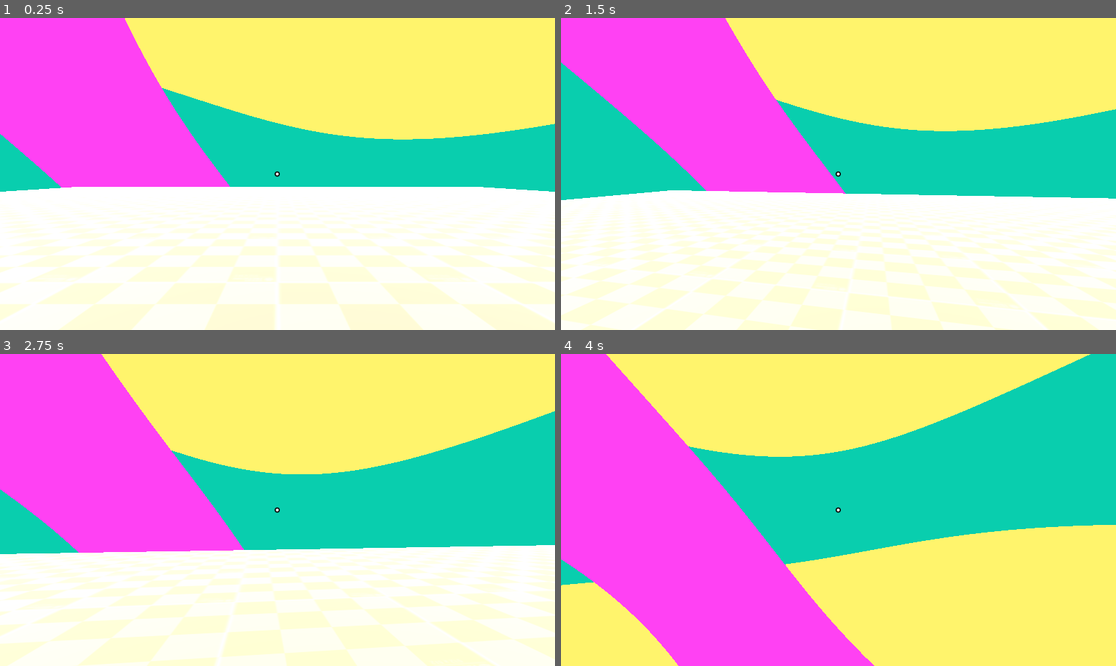
Above: before the commit, frames 1-4 (two rows, left to right).
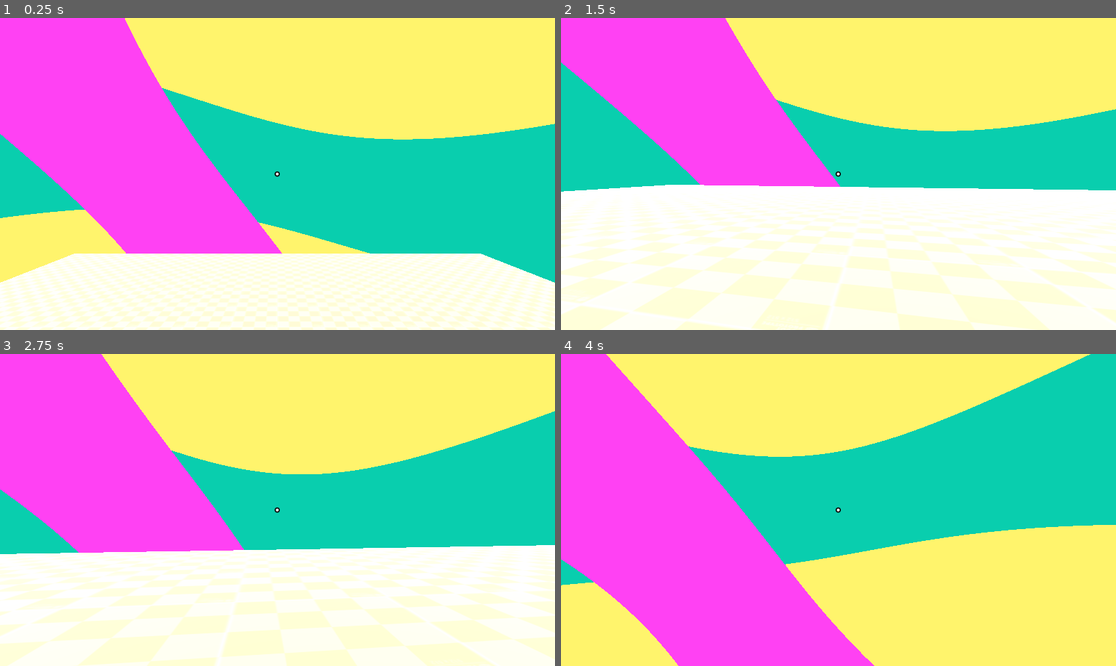
Above: after the commit, the same moments.

Repository: isha-pseudo/floppsters
Game: Godot game, scene res://resources/TestResources/test_scene.tscn
The game is run twice, just before and just after one commit, with the same random seed, the same clock (stepped at 60 frames per second) and the same inputs.
Inputs (mouse positions are in pixels of both pictures, inside the frame that each line leads up to):
- Up to frame 1 (0.25 s): no input
- Up to frame 2 (1.5 s): move the mouse to (866, 174) at 0.52 s; hold E (interact) 0.53-1.28 s; hold W (move_forward) from 0.53 s (still down); tap Space (jump) at 0.77 s; move the mouse to (810, 174) at 1.27 s; tap E (interact) at 1.35 s
- Up to frame 3 (2.75 s): keep holding W (move_forward); tap Space (jump) at 1.52 s; move the mouse to (288, 503) at 2.02 s; hold E (interact) from 2.03 s (still down)
- Up to frame 4 (4 s): keep holding W (move_forward); move the mouse to (832, 516) at 2.77 s; release E (interact) at 2.78 s; tap E (interact) at 2.85 s; tap Space (jump) at 3.02, 3.77 s; move the mouse to (877, 513) at 3.52 s; hold E (interact) from 3.53 s (still down)

The runs differ from the first frame. In frame 1, 30% of the frame differs, in the area x 0-100%, y 54-100%; in frame 2, 15%; in frame 3, less than 0.1%; in frame 4, nothing differs.

Commit message:
changes made

Diff:
--- /dev/null
+++ b/characters/Controller/character_state_handler.gd
@@ -0,0 +1,11 @@
+extends Node
+
+
+# Called when the node enters the scene tree for the first time.
+func _ready() -> void:
+	pass # Replace with function body.
+
+
+# Called every frame. 'delta' is the elapsed time since the previous frame.
+func _process(delta: float) -> void:
+	pass
--- a/resources/TestResources/test_scene.tscn
+++ b/resources/TestResources/test_scene.tscn
@@ -35,18 +35,9 @@
 surface_material_override/0 = SubResource("StandardMaterial3D_6kxni")
 
 [node name="Player" parent="." unique_id=1017716257 instance=ExtResource("1_rlk8i")]
+transform = Transform3D(1, 0, 0, 0, 1, 0, 0, 0, 1, 0, 9.860092, 0)
 
 [node name="Node3D" parent="." unique_id=1673520276 instance=ExtResource("2_iblch")]
-
-[node name="StaticBody3D" type="StaticBody3D" parent="." unique_id=679043357]
-transform = Transform3D(1, 0, 0, 0, 1, 0, 0, 0, 1, 0, 0.5, 3.121076)
-
-[node name="MeshInstance3D" type="MeshInstance3D" parent="StaticBody3D" unique_id=1780830794]
-mesh = SubResource("BoxMesh_deajr")
-surface_material_override/0 = SubResource("StandardMaterial3D_qsi75")
-
-[node name="CollisionShape3D" type="CollisionShape3D" parent="StaticBody3D" unique_id=1833288285]
-shape = SubResource("BoxShape3D_qgqrn")
 
 [node name="OmniLight3D" type="OmniLight3D" parent="." unique_id=1450200847]
 transform = Transform3D(1, 0, 0, 0, 1, 0, 0, 0, 1, 0, 3.7733316, 0)
@@ -87,3 +78,13 @@
 [node name="Flufiness+2" parent="Interactables" unique_id=1434912991 instance=ExtResource("5_g7xph")]
 transform = Transform3D(1, 0, 0, 0, 1, 0, 0, 0, 1, 10, 0.5, 3)
 stat_to_change = "cushion"
+
+[node name="StaticBody3D" type="StaticBody3D" parent="." unique_id=679043357]
+transform = Transform3D(1, 0, 0, 0, 1, 0, 0, 0, 1, 0, 0.5, 3.121076)
+
+[node name="MeshInstance3D" type="MeshInstance3D" parent="StaticBody3D" unique_id=1780830794]
+mesh = SubResource("BoxMesh_deajr")
+surface_material_override/0 = SubResource("StandardMaterial3D_qsi75")
+
+[node name="CollisionShape3D" type="CollisionShape3D" parent="StaticBody3D" unique_id=1833288285]
+shape = SubResource("BoxShape3D_qgqrn")
Not shown, added: characters/Controller/character_state_handler.gd.uid
Not shown, changed: export_presets.cfg
